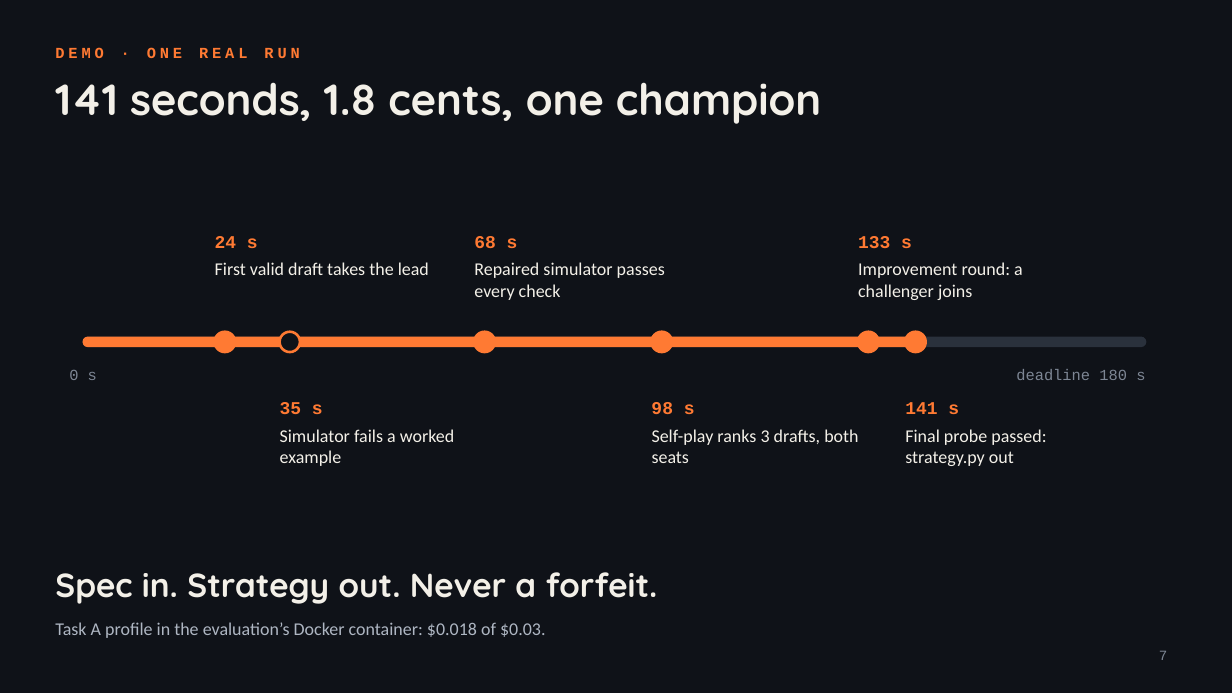
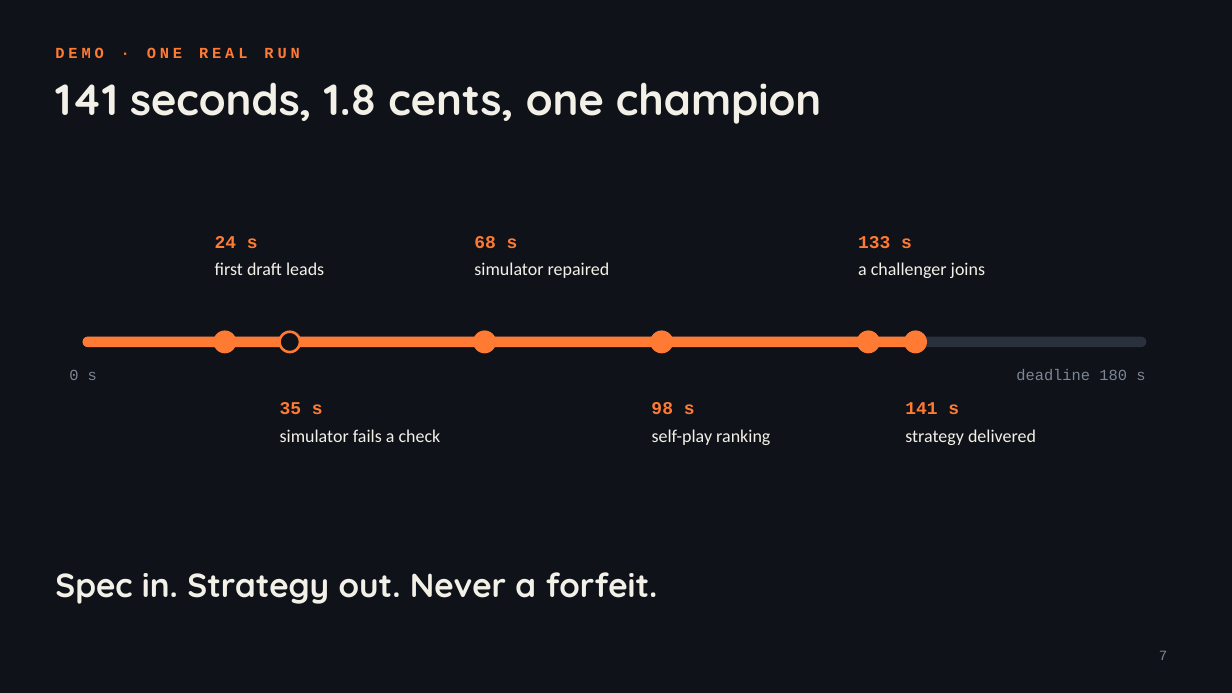
Before and after one commit to timoo-006/zentralhack-harness, a slide deck: slide 7 of docs/presentation/pitch.pptx. Drawn at 1232x693 pixels with LibreOffice and Linux fonts; fonts in the diff are those of the drawing. Boxes give left, top, right and bottom in pixels: in the first picture for what was removed or moved away, otherwise in the second. Text is boxed around its words. In the diff, an @@ line names an element or a change of style, - is before the commit and + after.

```diff
--- a/docs/presentation/pitch.pptx
+++ b/docs/presentation/pitch.pptx
@@ text at (215, 262, 324, 275): text changed @@
-First valid draft takes the lead
+first draft leads
@@ text at (474, 262, 610, 278): text changed @@
-Repaired simulator passes every check
+simulator repaired
@@ text at (858, 262, 985, 278): text changed @@
-Improvement round: a challenger joins
+a challenger joins
@@ text at (280, 429, 441, 442): text changed @@
-Simulator fails a worked example
+simulator fails a check
@@ text at (652, 429, 770, 445): text changed @@
-Self-play ranks 3 drafts, both seats
+self-play ranking
@@ text at (905, 429, 1036, 445): text changed @@
-Final probe passed: strategy.py out
+strategy delivered
@@ text removed at (55, 622, 546, 638) @@
-Task A profile in the evaluation’s Docker container: $0.018 of $0.03.
```
Also in this commit, not shown: 6 other slides changed, 4 other files.
